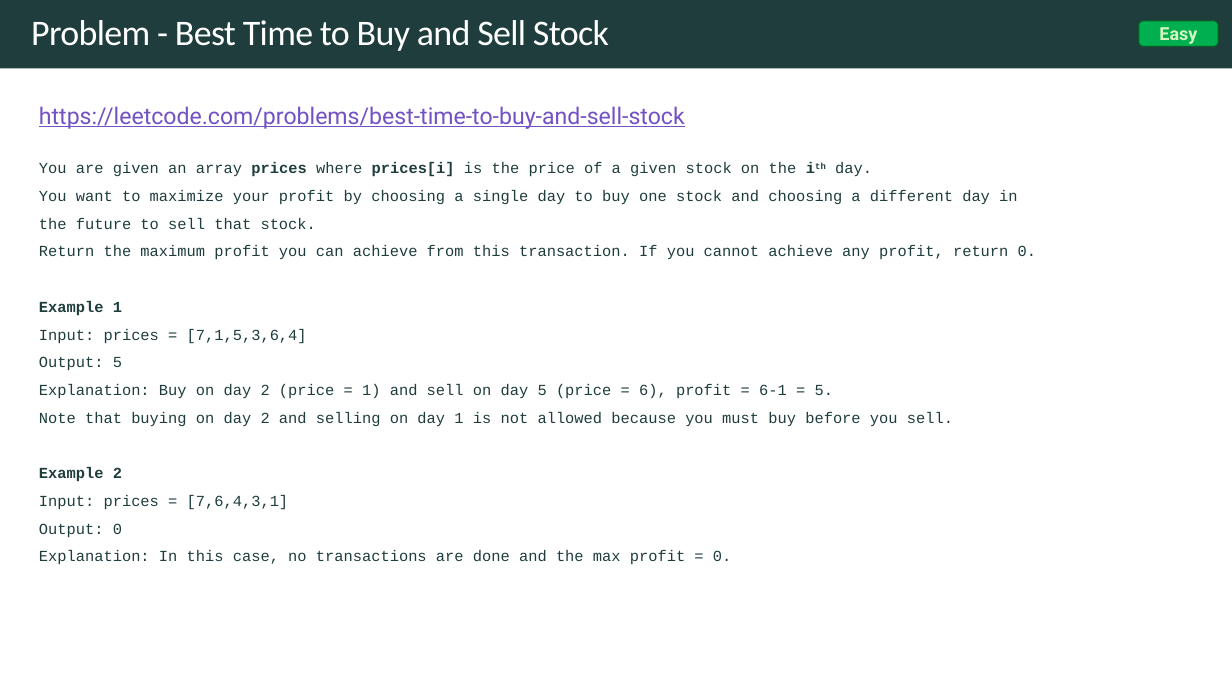
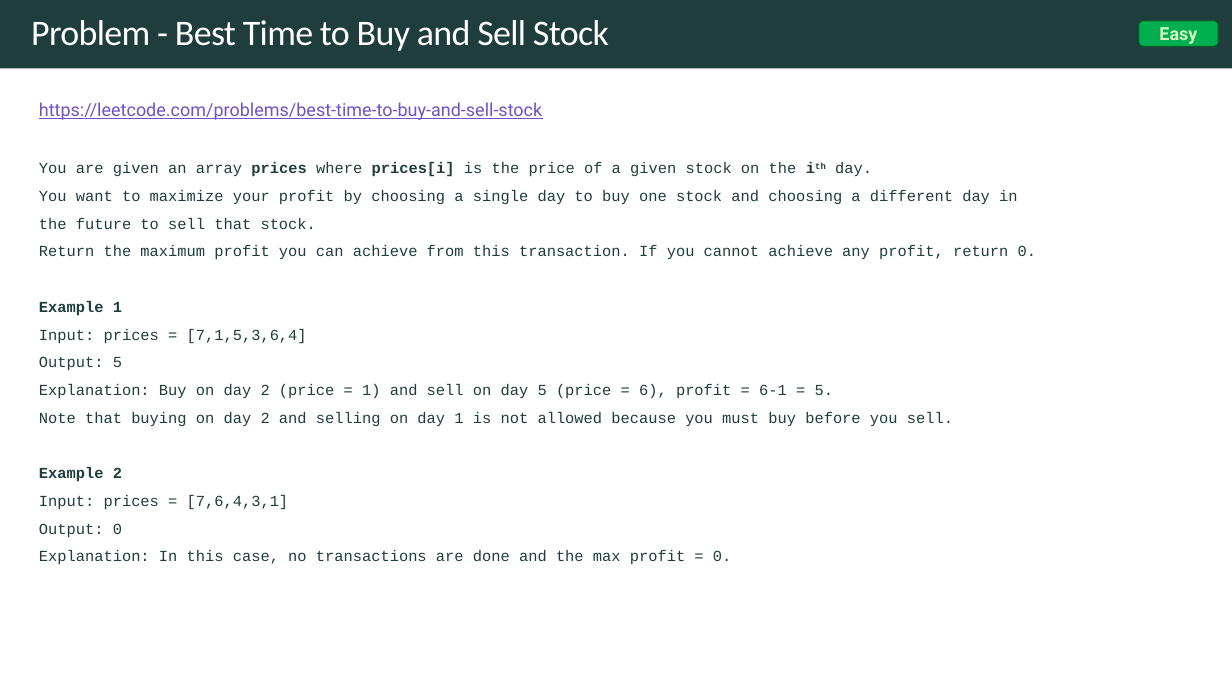
Before and after one commit to rfdavid/coding-interview-handbook-cpp, a slide deck: slide 8 of Algorithm and problem Solving Cheatsheet.pptm (slide 7 before the commit). Drawn at 1232x693 pixels with LibreOffice and Linux fonts; fonts in the diff are those of the drawing. Boxes give left, top, right and bottom in pixels: in the first picture for what was removed or moved away, otherwise in the second. Text is boxed around its words. In the diff, an @@ line names an element or a change of style, - is before the commit and + after.

```diff
--- a/Algorithm and problem Solving Cheatsheet.pptm
+++ b/Algorithm and problem Solving Cheatsheet.pptm
@@ text "https://leetcode.com/problems/best-time-to-buy-and-sell-stoc ..." at bbox=[39, 102, 542, 120]: size 18 to 14 pt @@
```
Also in this commit, not shown: 3 other slides changed, 6 slides added, 10 other files.
